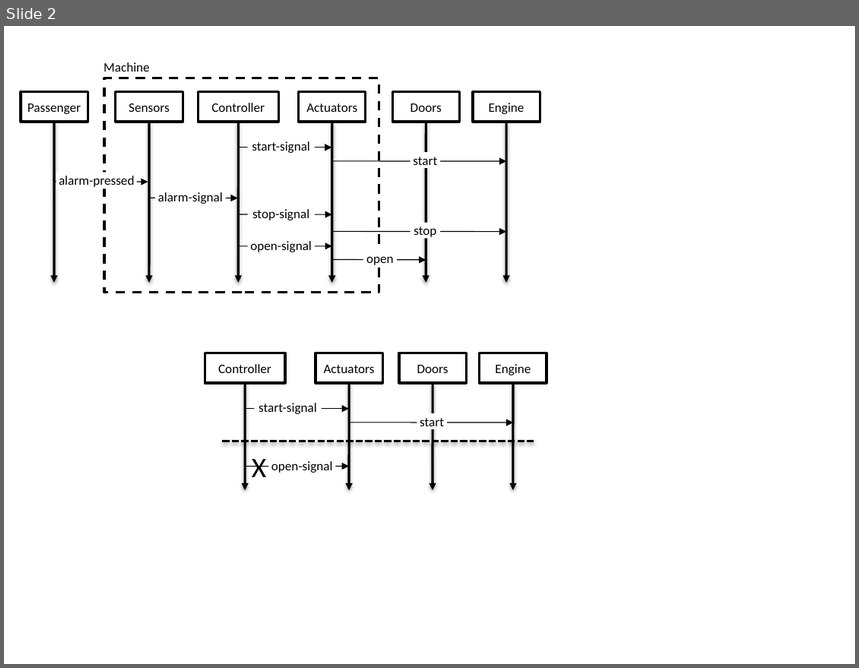
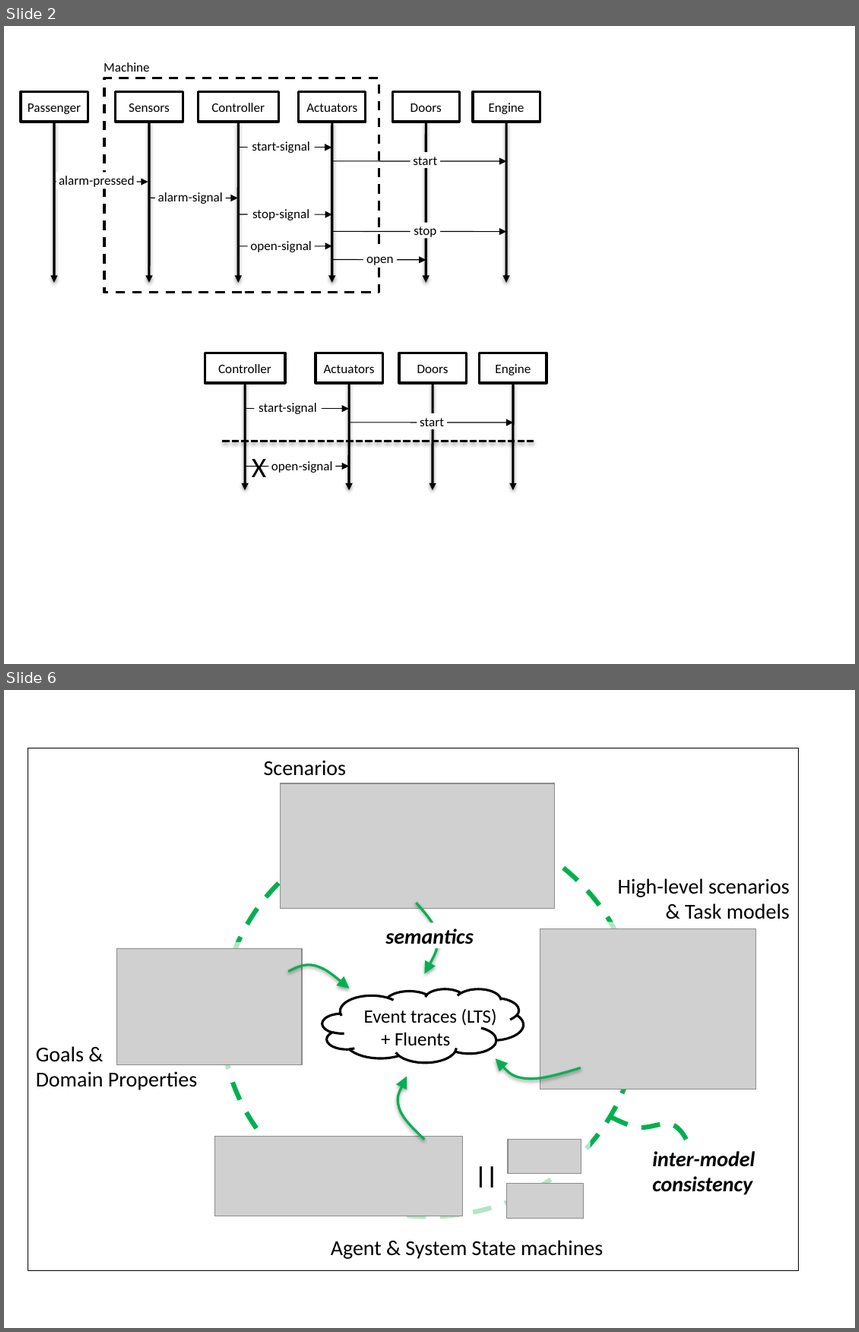
Before and after one commit to blambeau/phd, a slide deck: writing/images/train.pptx. Shown one above the other, each under a label of ours: slide 2 before the commit, slides 2 and 6 after it; the slides between them are not shown. The pictures are 859x668 and 859x1332 pixels, drawn with LibreOffice and Linux fonts; fonts in the diff are those of the drawing; grey boxes stand for pictures. Boxes give left, top, right and bottom in pixels: in the first picture for what was removed or moved away, otherwise in the second. Text is boxed around its words. In the diff, an @@ line names an element or a change of style, - is before the commit and + after.

```diff
--- a/writing/images/train.pptx
+++ b/writing/images/train.pptx
@@ slide 6 added at box(4, 690, 855, 1328), background #FFFFFF @@
@@ rectangle added at box(28, 748, 799, 1271), fill #FFFFFF, outline #000000 0.25 pt @@
@@ group added at box(36, 760, 790, 1259): 7 texts, 6 pictures, 5 freeform shapes, 4 rectangles, 1 ellipse, 1 cloud @@
+High-level scenarios
+& Task models
+Scenarios
+Goals &
+Domain Properties
+||
+Agent & System State machines
+Event traces (LTS)
++ Fluents
+semantics
+inter-model
+consistency
```
Also in this commit, not shown: 1 slide changed, 2 other slides added, 14 other files.
